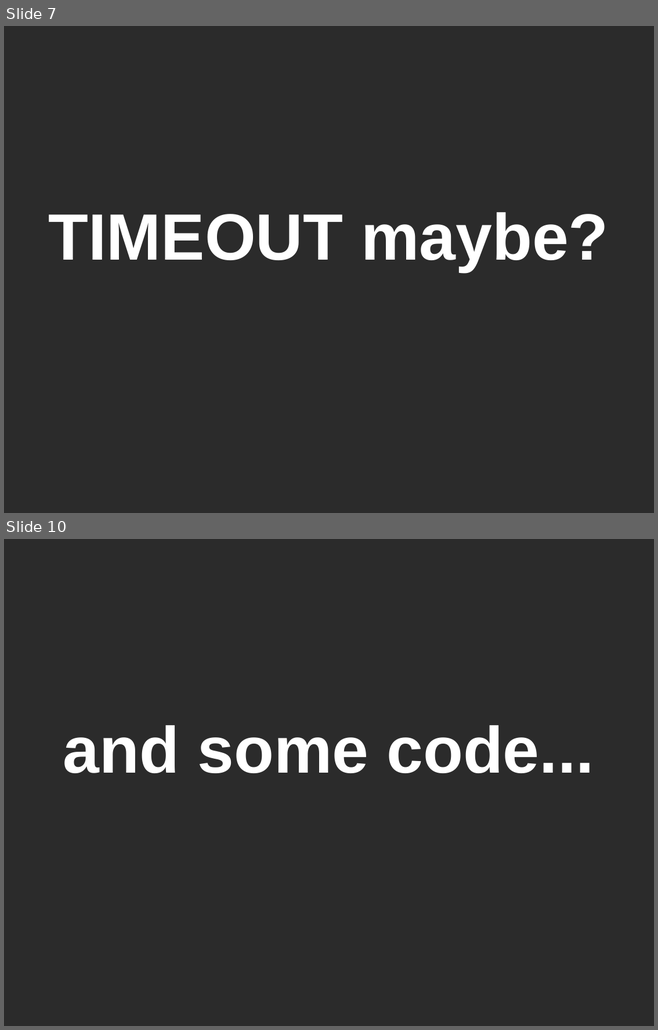
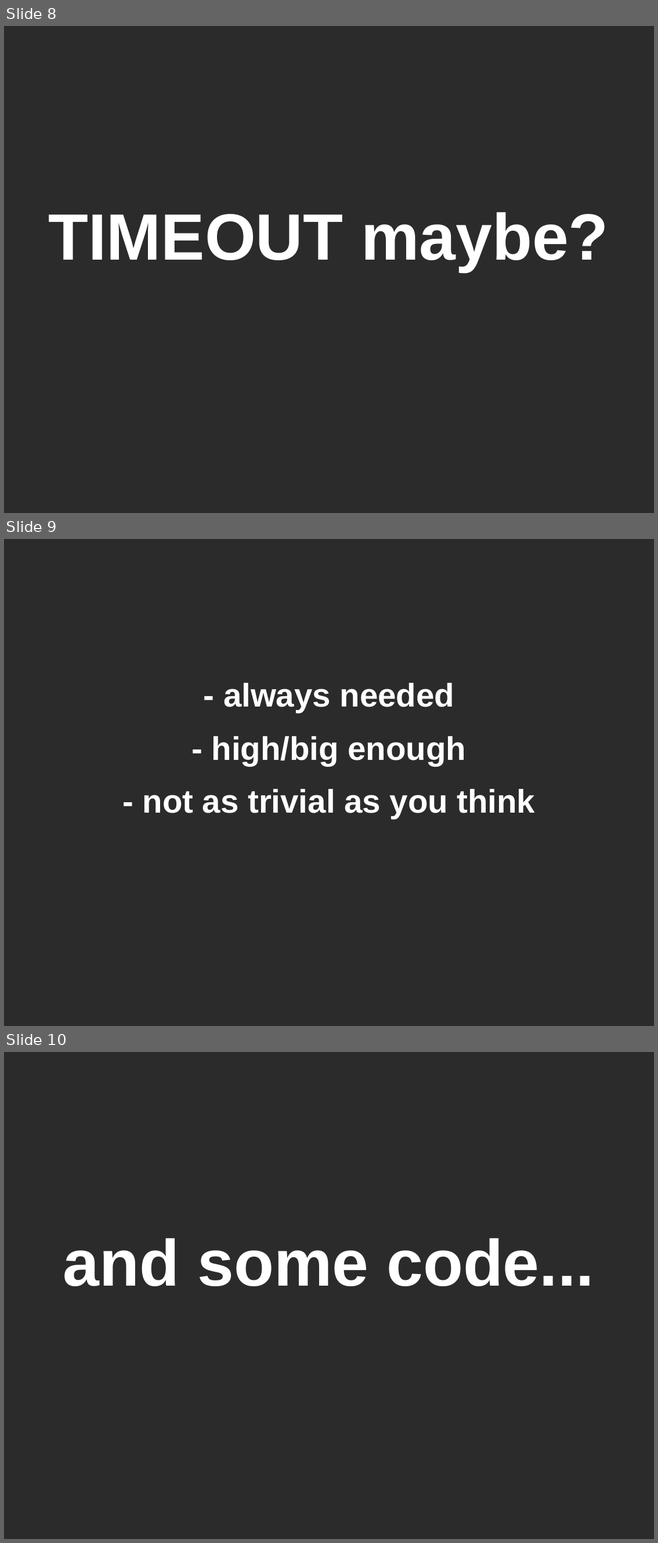
Before and after one commit to mateuszwinnicki/talks, a slide deck: ResiliencePatternsIntroduction/ResiliencePatternsIntroduction.odp. Shown one above the other, each under a label of ours: slides 7 and 10 before the commit, slides 8, 9 and 10 after it; the slides between them are not shown. The pictures are 658x1030 and 658x1543 pixels, drawn with LibreOffice and Linux fonts; fonts in the diff are those of the drawing; background and template pictures are left out; a plain dark background stands for a picture behind light text. Boxes give left, top, right and bottom in pixels: in the first picture for what was removed or moved away, otherwise in the second. Text is boxed around its words. In the diff, an @@ line names an element or a change of style, - is before the commit and + after.

```diff
--- a/ResiliencePatternsIntroduction/ResiliencePatternsIntroduction.odp
+++ b/ResiliencePatternsIntroduction/ResiliencePatternsIntroduction.odp
@@ slide 9 added at (4,539,654,1026), background picture (left out) @@
@@ subtitle added at (143,683,535,819), 40 pt, text #FFFFFF, bold @@
+- always needed
+- high/big enough
+- not as trivial as you think
@@ what was slide 7 is now slide 8 @@
```
Also in this commit, not shown: 3 other slides added, 7 other files.
